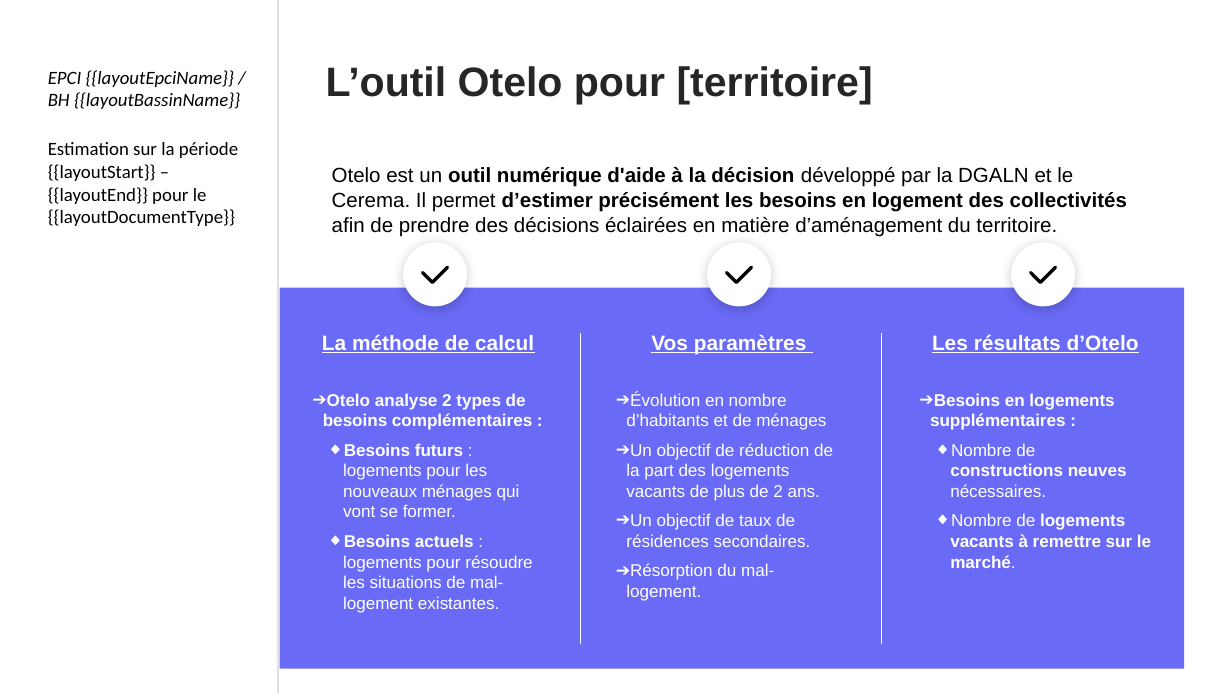
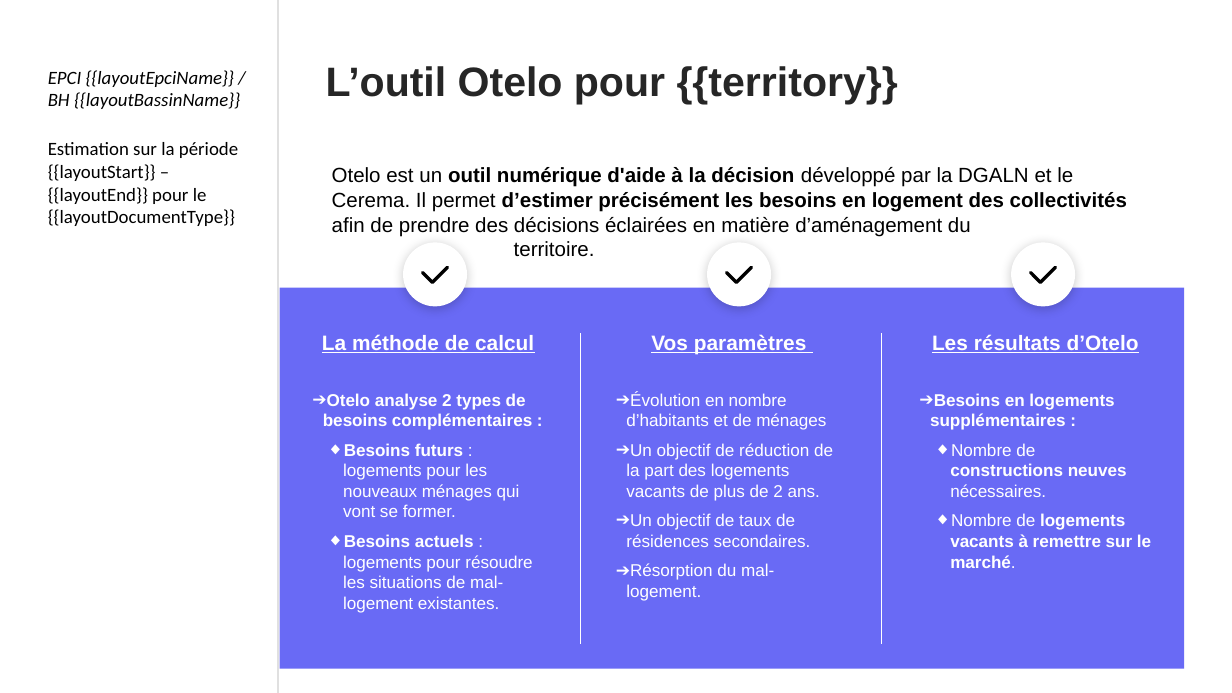
Before and after one commit to MTES-MCT/otelo-back, a slide deck: slide 6 of public/ppt/template.pptx. Drawn at 1232x693 pixels with LibreOffice and Linux fonts; fonts in the diff are those of the drawing; background and template pictures are left out. Boxes give left, top, right and bottom in pixels: in the first picture for what was removed or moved away, otherwise in the second. Text is boxed around its words. In the diff, an @@ line names an element or a change of style, - is before the commit and + after.

```diff
--- a/public/ppt/template.pptx
+++ b/public/ppt/template.pptx
@@ text at <box>326,66,898,105</box>: text changed @@
-L’outil Otelo pour [territoire]
+L’outil Otelo pour {{territory}}
@@ text "Otelo est un outil numérique ..." rewrapped from <box>332,167,1127,237</box> to <box>332,167,1127,257</box> @@
```
Also in this commit, not shown: 14 other slides changed, 15 other files.
